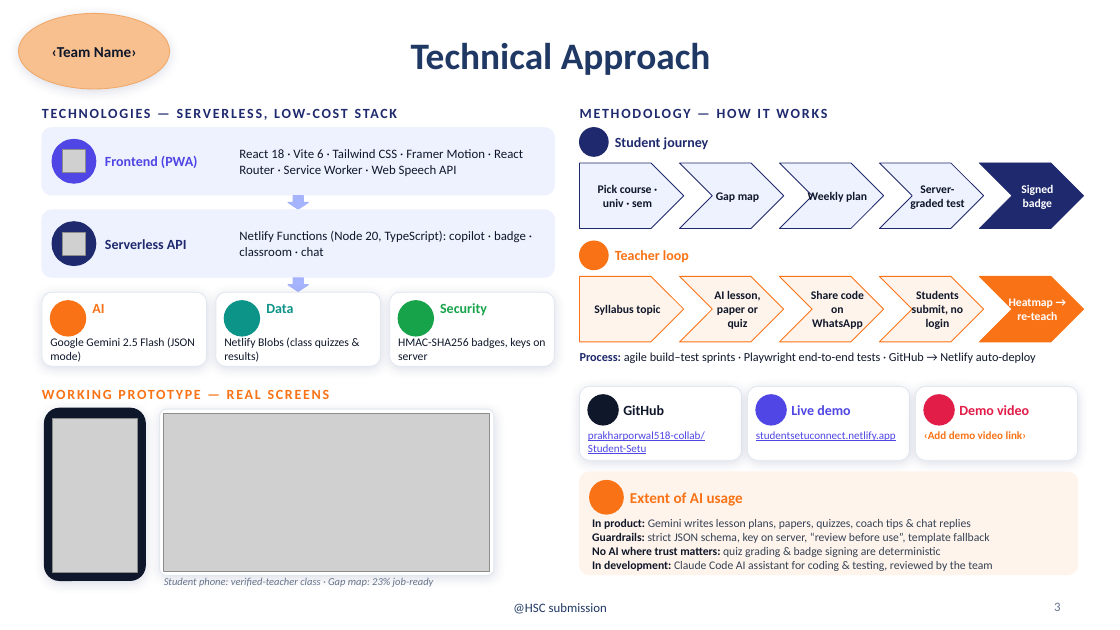
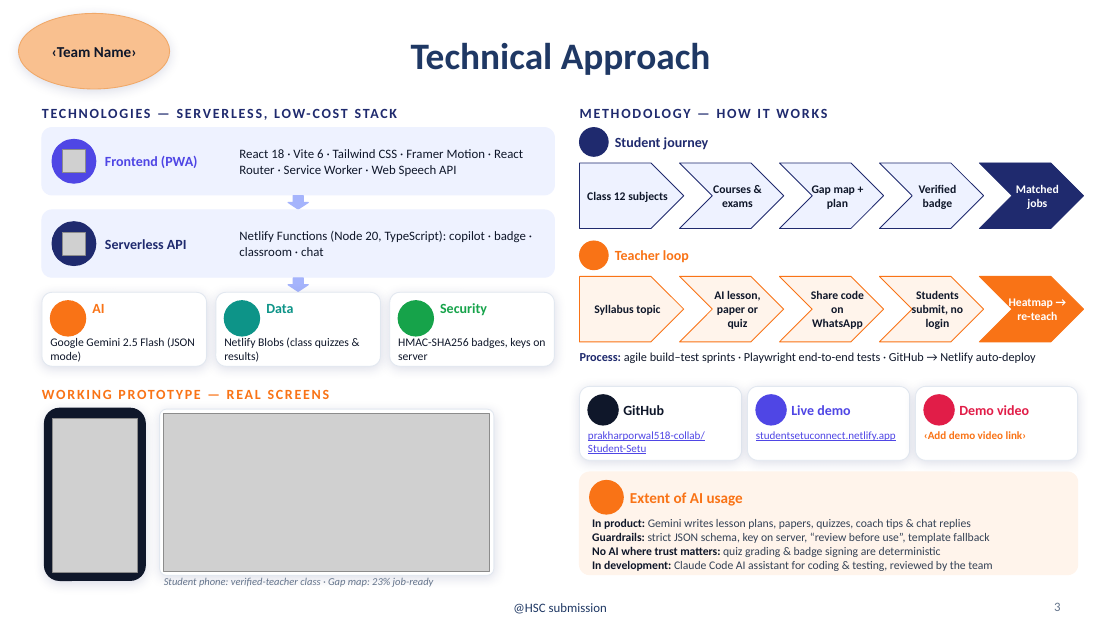
Before and after one commit to prakharporwal518-collab/Student-Setu, a slide deck: slide 3 of hackathon-submission/Student_Setu_HSC.pptx. Drawn at 1120x630 pixels with LibreOffice and Linux fonts; fonts in the diff are those of the drawing; grey boxes stand for pictures; background and template pictures are left out. Boxes give left, top, right and bottom in pixels: in the first picture for what was removed or moved away, otherwise in the second. Text is boxed around its words. In the diff, an @@ line names an element or a change of style, - is before the commit and + after.

```diff
--- a/hackathon-submission/Student_Setu_HSC.pptx
+++ b/hackathon-submission/Student_Setu_HSC.pptx
@@ text at (x1=587, y1=191, x2=667, y2=202): text changed @@
-Pick course · univ · sem
+Class 12 subjects
@@ text at (x1=713, y1=185, x2=753, y2=207): text changed @@
-Gap map
+Courses & exams
@@ text at (x1=812, y1=185, x2=855, y2=209): text changed @@
-Weekly plan
+Gap map + plan
@@ text at (x1=919, y1=185, x2=957, y2=209): text changed @@
-Server-graded test
+Verified badge
@@ text at (x1=1016, y1=184, x2=1059, y2=209): text changed @@
-Signed badge
+Matched jobs
```
Also in this commit, not shown: 6 other slides changed, 1 other file.
